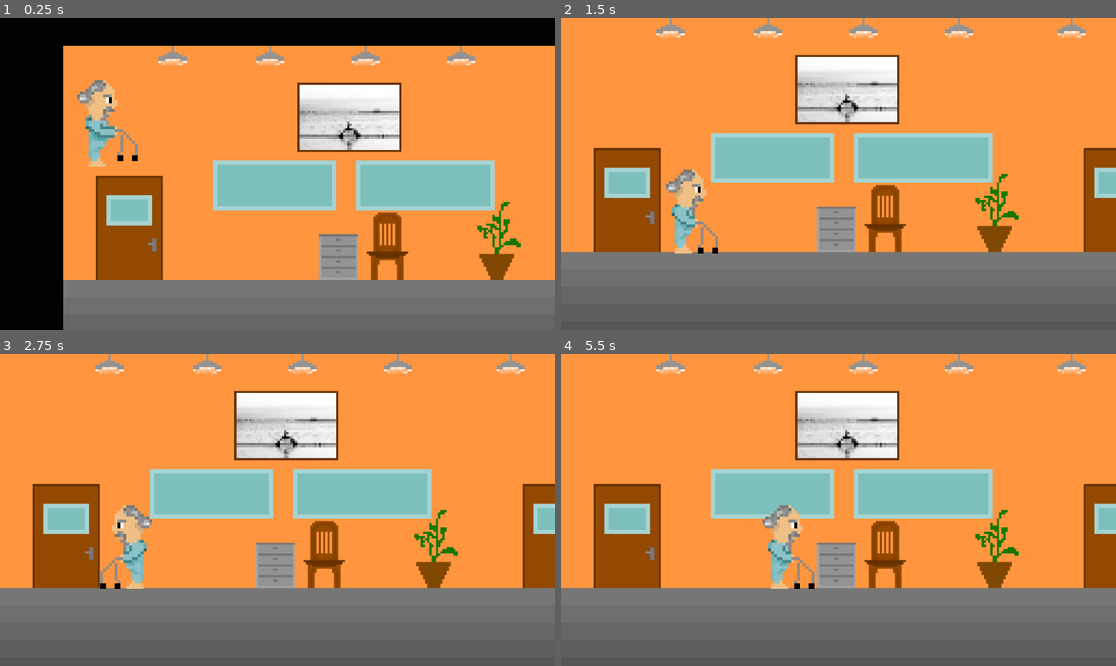
Above: before the commit, frames 1-4 (two rows, left to right).
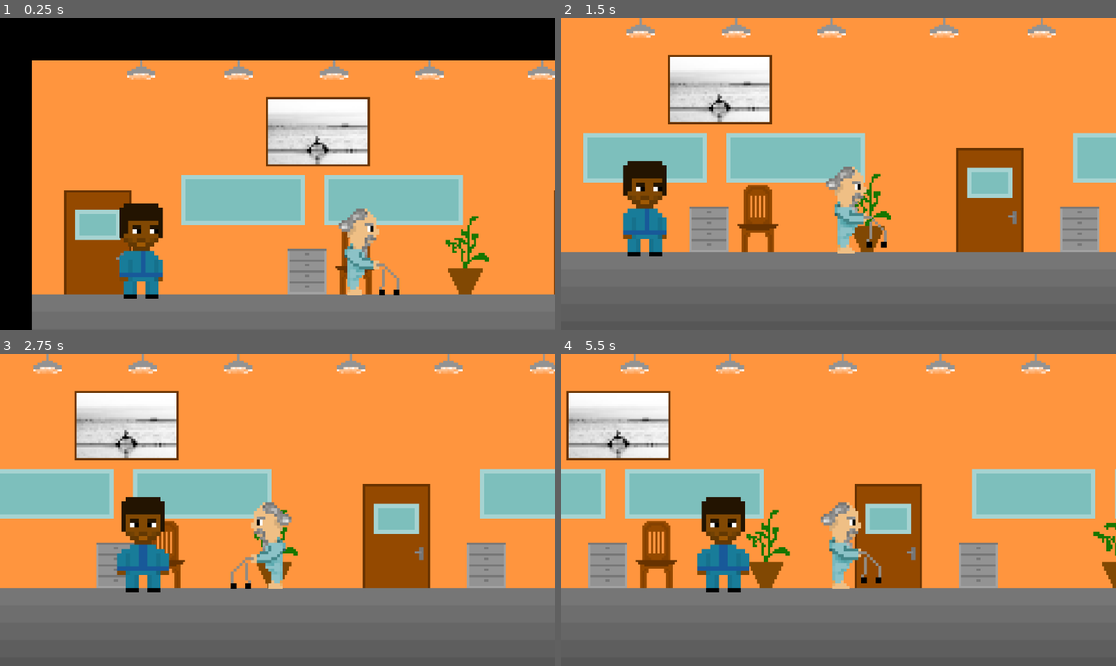
Above: after the commit, the same moments.

Repository: qcorveler/RGAME
Game: Godot game, scene res://Scenes/Levels/LevelIntro.tscn
The game is run twice, just before and just after one commit, with the same random seed, the same clock (stepped at 60 frames per second) and the same inputs. This scene is started directly instead of the project's main scene.
Inputs:
- Up to frame 1 (0.25 s): no input
- Up to frame 2 (1.5 s): tap Enter (ui_accept) at 0.5 s; hold D (move_right) from 0.53 s (still down); tap Space (jump) at 0.77 s
- Up to frame 3 (2.75 s): tap Space (jump) at 1.52 s; release D (move_right) at 2.03 s; hold A (move_left) from 2.03 s (still down)
- Up to frame 4 (5.5 s): release A (move_left) at 2.78 s; hold D (move_right) 2.78-4.28 s; tap Space (jump) at 3.02, 3.77, 4.52 s; hold A (move_left) 4.28-5.03 s; hold D (move_right) from 5.03 s (still down)

The runs differ from the first frame. In frame 1, 37% of the frame differs, in the area x 5-100%, y 8-100%; in frame 2, 33%; in frame 3, 34%; in frame 4, 36%.

Commit message:
Ajout de l'infirmier qui suit le joueur dans la scène du couloir de l'ehpad

Diff:
--- a/raf-game/Scenes/Levels/LevelIntro.tscn
+++ b/raf-game/Scenes/Levels/LevelIntro.tscn
@@ -8,6 +8,7 @@
 [ext_resource type="Texture2D" uid="uid://cts1vsdgjuaog" path="res://Img/Background/LevelIntro/Ehpad couloir-4.png" id="5_jroud"]
 [ext_resource type="Texture2D" uid="uid://dfht30ka51r7h" path="res://Img/Background/LevelIntro/SolBasique.png" id="7_ibo0l"]
 [ext_resource type="PackedScene" uid="uid://by4hv48lgyhg2" path="res://Scenes/Personnages/Player/RafVieux.tscn" id="8_jroud"]
+[ext_resource type="PackedScene" uid="uid://37i8hta2dva3" path="res://Scenes/Personnages/PNJ/infirmier.tscn" id="9_s7lup"]
 
 [sub_resource type="SpriteFrames" id="SpriteFrames_082nd"]
 animations = [{
@@ -50,6 +51,7 @@
 script = ExtResource("1_ted0y")
 
 [node name="PauseMenu" parent="." instance=ExtResource("2_jroud")]
+visible = false
 
 [node name="Background" type="Node2D" parent="."]
 
@@ -62,16 +64,22 @@
 script = SubResource("GDScript_ibo0l")
 
 [node name="WallLeft" type="StaticBody2D" parent="."]
+collision_layer = 2
+collision_mask = 3
 
 [node name="CollisionShape2D" type="CollisionShape2D" parent="WallLeft"]
 shape = SubResource("SegmentShape2D_jroud")
 
 [node name="WallRight" type="StaticBody2D" parent="."]
+collision_layer = 2
+collision_mask = 3
 
 [node name="CollisionShape2D" type="CollisionShape2D" parent="WallRight"]
 shape = SubResource("SegmentShape2D_s7lup")
 
 [node name="Ground" type="StaticBody2D" parent="."]
+collision_layer = 2
+collision_mask = 3
 
 [node name="GroundSprite" type="Sprite2D" parent="Ground"]
 position = Vector2(0, 201)
@@ -82,6 +90,11 @@
 [node name="GroundCollision" type="CollisionShape2D" parent="Ground"]
 shape = SubResource("SegmentShape2D_ibo0l")
 
+[node name="Infirmier" parent="." instance=ExtResource("9_s7lup")]
+collision_layer = 4
+collision_mask = 2
+player_path = NodePath("../PlayerRafVieux")
+
 [node name="PlayerRafVieux" parent="." instance=ExtResource("8_jroud")]
-position = Vector2(92, 111)
+collision_mask = 3
 metadata/_edit_group_ = true
--- /dev/null
+++ b/raf-game/Scenes/Personnages/PNJ/infirmier.tscn
@@ -0,0 +1,64 @@
+[gd_scene load_steps=9 format=3 uid="uid://37i8hta2dva3"]
+
+[ext_resource type="Script" uid="uid://bbpq28obqxjdw" path="res://Scripts/LevelIntro/infirmier.gd" id="1_7r8bv"]
+[ext_resource type="Texture2D" uid="uid://8q6q3wbt3px5" path="res://Img/PNJ/Infirmier.png" id="2_2xfqd"]
+
+[sub_resource type="AtlasTexture" id="AtlasTexture_xasrf"]
+atlas = ExtResource("2_2xfqd")
+region = Rect2(0, 0, 12, 22)
+
+[sub_resource type="AtlasTexture" id="AtlasTexture_3sqlv"]
+atlas = ExtResource("2_2xfqd")
+region = Rect2(12, 0, 12, 22)
+
+[sub_resource type="AtlasTexture" id="AtlasTexture_0ycop"]
+atlas = ExtResource("2_2xfqd")
+region = Rect2(24, 0, 12, 22)
+
+[sub_resource type="AtlasTexture" id="AtlasTexture_65prf"]
+atlas = ExtResource("2_2xfqd")
+region = Rect2(0, 22, 12, 22)
+
+[sub_resource type="SpriteFrames" id="SpriteFrames_04d4t"]
+animations = [{
+"frames": [{
+"duration": 1.0,
+"texture": SubResource("AtlasTexture_xasrf")
+}, {
+"duration": 1.0,
+"texture": SubResource("AtlasTexture_3sqlv")
+}],
+"loop": true,
+"name": &"idle",
+"speed": 3.0
+}, {
+"frames": [{
+"duration": 1.0,
+"texture": SubResource("AtlasTexture_0ycop")
+}, {
+"duration": 1.0,
+"texture": SubResource("AtlasTexture_65prf")
+}],
+"loop": true,
+"name": &"walk",
+"speed": 3.0
+}]
+
+[sub_resource type="RectangleShape2D" id="RectangleShape2D_52h2w"]
+size = Vector2(40, 84)
+
+[node name="Infirmier" type="CharacterBody2D"]
+collision_layer = 2
+script = ExtResource("1_7r8bv")
+metadata/_edit_group_ = true
+
+[node name="AnimatedSprite2D" type="AnimatedSprite2D" parent="."]
+scale = Vector2(4, 4)
+sprite_frames = SubResource("SpriteFrames_04d4t")
+animation = &"walk"
+frame = 1
+frame_progress = 0.82227445
+
+[node name="CollisionShape2D" type="CollisionShape2D" parent="."]
+position = Vector2(-2, -2)
+shape = SubResource("RectangleShape2D_52h2w")
--- a/raf-game/Scenes/Personnages/Player/Skins/skin_ehpad.tscn
+++ b/raf-game/Scenes/Personnages/Player/Skins/skin_ehpad.tscn
@@ -60,7 +60,7 @@
 }],
 "loop": true,
 "name": &"run",
-"speed": 3.0
+"speed": 4.0
 }]
 
 [node name="SkinEhpad" type="Node2D"]
--- a/raf-game/Scripts/Cinematiques/chambre_ehpad.gd
+++ b/raf-game/Scripts/Cinematiques/chambre_ehpad.gd
@@ -39,4 +39,4 @@
 	else :
 		dialoguePanel.set_speaker_name("")
 		dialoguePanel.set_dialogue_text("")
-		SceneTransition.go_to_scene("Levels/Level")
+		SceneTransition.go_to_scene("Levels/LevelIntro")
--- /dev/null
+++ b/raf-game/Scripts/LevelIntro/infirmier.gd
@@ -0,0 +1,44 @@
+extends CharacterBody2D
+
+@export var player_path: NodePath
+@export var gravity: float = 100.0
+@export var speed: float = 0.4
+@export var follow_distance: float = 300.0  # distance à garder du joueur
+var acceleration : float = 0.2
+
+@onready var player = get_node(player_path)
+@onready var sprite : AnimatedSprite2D = $AnimatedSprite2D
+
+func _physics_process(delta):
+	if !is_on_floor() :
+		velocity.y = clamp(velocity.y + gravity*delta, -1000, 1000)
+
+	if not player:
+		return
+
+	# Calcule la distance au joueur
+	var direction = player.global_position.x - global_position.x
+
+	sprite.flip_h = direction < 0
+
+	# Si trop loin → avancer vers le joueur
+	if abs(direction) > follow_distance:
+		velocity.x = lerp(velocity.x, direction*speed, acceleration)
+		update_animation(1)
+	else :
+		velocity.x = lerp(velocity.x, 0.0, acceleration)
+		update_animation(0)
+
+	move_and_slide()
+
+func update_animation(direction):
+	if is_on_floor() :
+		if direction == 0 :
+			sprite.play("idle")
+		else :
+			sprite.play("walk")
+	else :
+		sprite.play("idle")
+
+func get_skin_size():
+	return sprite.sprite_frames.get_frame_texture("idle", 0).get_size()
--- a/raf-game/Scripts/LevelIntro/level_intro.gd
+++ b/raf-game/Scripts/LevelIntro/level_intro.gd
@@ -12,6 +12,8 @@
 
 @onready var player = $PlayerRafVieux
 @onready var cam : Camera2D = player.get_node("Camera2D")
+
+@onready var infirmier = $Infirmier
 
 func _ready():
 	# Récupération du ratio
@@ -28,9 +30,6 @@
 	groundSprite.position.y = groundY
 	groundCollision.shape.set("a", Vector2(0, groundY))
 	groundCollision.shape.set("b", Vector2(tex_size.x*ratio, groundY))
-	print(groundCollision.shape.get("a"))
-	print(groundCollision.position)
-	print(groundSprite.position)
 
 	# Gestion du mur de droite
 	var maxX = (groundSprite.texture.get_size().x - 30)*ratio
@@ -47,4 +46,9 @@
 	cam.limit_right = maxX + 30*ratio
 
 	# Gestion du joueur
-	player.set_skin_size(ratio/3)
+	player.set_skin_scale(ratio/3)
+	player.position = Vector2(700, groundY - (player.get_skin_size().y) * (ratio/3) - 20)
+
+	# Gestion de l'infirmier
+	infirmier.apply_scale(Vector2(ratio/2,ratio/2))
+	infirmier.position = Vector2(200, groundY - (infirmier.get_skin_size().y) * (ratio/2) - 20)
--- a/raf-game/Scripts/player.gd
+++ b/raf-game/Scripts/player.gd
@@ -44,6 +44,9 @@
 	new_skin.name = "Skin"
 	skin = new_skin
 
-func set_skin_size(size):
-	skin.apply_scale(Vector2(size, size))
-	collisionBox.apply_scale(Vector2(size, size))
+func set_skin_scale(skinScale):
+	skin.apply_scale(Vector2(skinScale, skinScale))
+	collisionBox.apply_scale(Vector2(skinScale, skinScale))
+
+func get_skin_size():
+	return skin.get_skin_size()
--- a/raf-game/Scripts/skin.gd
+++ b/raf-game/Scripts/skin.gd
@@ -1,9 +1,12 @@
 extends Node2D
 
-@onready var skin = $SkinSprite
+@onready var skin : AnimatedSprite2D = $SkinSprite
 
 func play_anim(anim: String):
 	skin.play(anim)
 
 func set_direction(value):
 	skin.flip_h = value
+
+func get_skin_size():
+	return skin.sprite_frames.get_frame_texture("idle", 0).get_size()
--- a/raf-game/project.godot
+++ b/raf-game/project.godot
@@ -47,6 +47,12 @@
 ]
 }
 
+[layer_names]
+
+2d_physics/layer_1="Player"
+2d_physics/layer_2="Ground"
+2d_physics/layer_3="PNJ"
+
 [rendering]
 
 textures/canvas_textures/default_texture_filter=0
Binary file added: raf-game/Img/PNJ/Infirmier.png
Not shown, added: raf-game/Img/PNJ/Infirmier.png.import
Not shown: 1 places in raf-game/Scenes/Levels/LevelIntro.tscn that only renumber resources
Not shown, added: raf-game/Scripts/LevelIntro/infirmier.gd.uid
